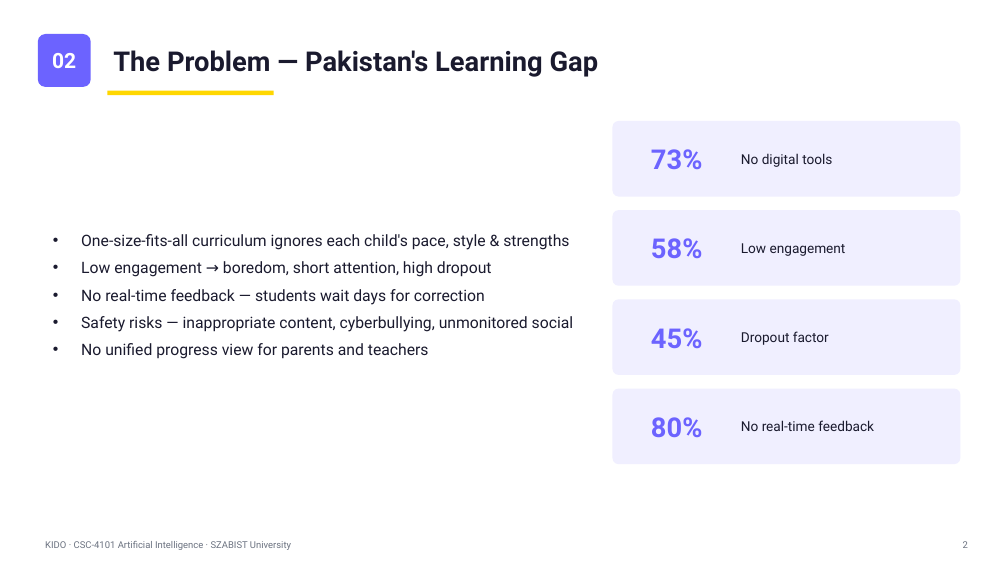
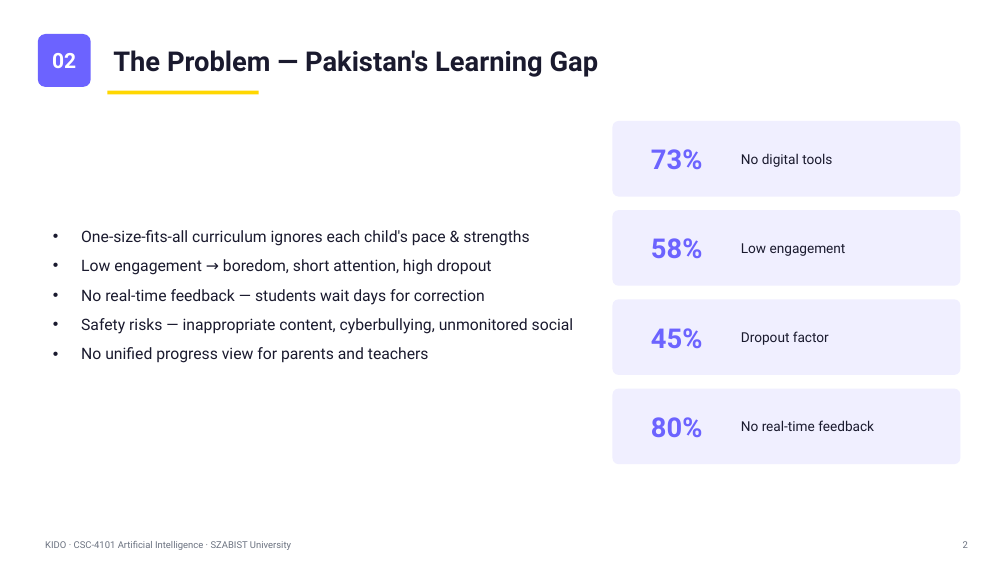
Before and after one commit to FarhanRajputFelix/KIDO, a slide deck: slide 2 of docs/KIDO_Presentation.pptx. Drawn at 1008x567 pixels with LibreOffice and Linux fonts; fonts in the diff are those of the drawing. Boxes give left, top, right and bottom in pixels: in the first picture for what was removed or moved away, otherwise in the second. Text is boxed around its words. In the diff, an @@ line names an element or a change of style, - is before the commit and + after.

```diff
--- a/docs/KIDO_Presentation.pptx
+++ b/docs/KIDO_Presentation.pptx
@@ rectangle: place and size @@
-rectangle at box(107, 91, 274, 95)
+rectangle at box(107, 91, 259, 95)
@@ text at box(81, 230, 529, 246): text changed @@
-• One-size-fits-all curriculum ignores each child's pace, style & strengths
+• One-size-fits-all curriculum ignores each child's pace & strengths
@@ text at box(81, 259, 574, 363): more space between paragraphs @@
```
Also in this commit, not shown: 11 other slides changed, 2 other files.
